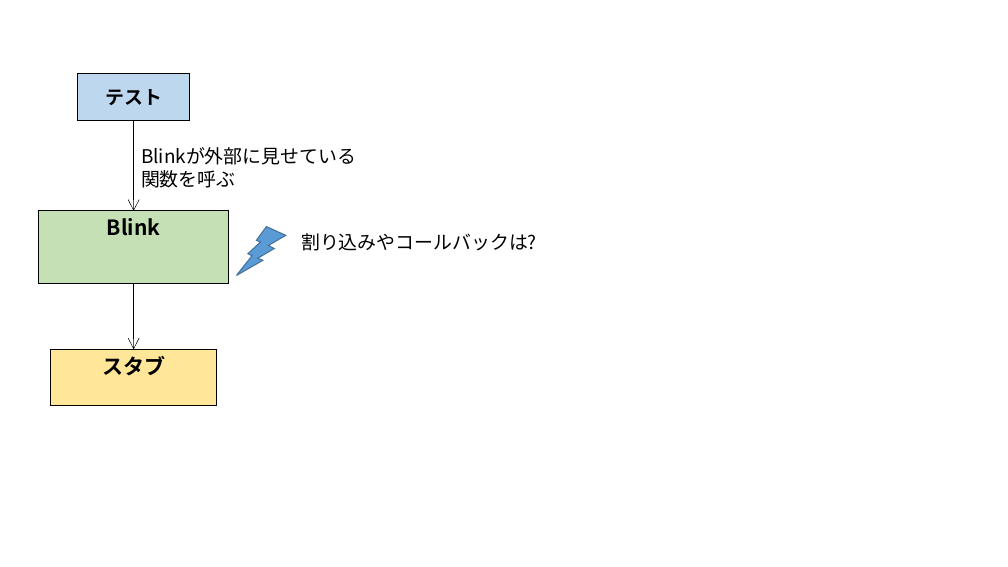
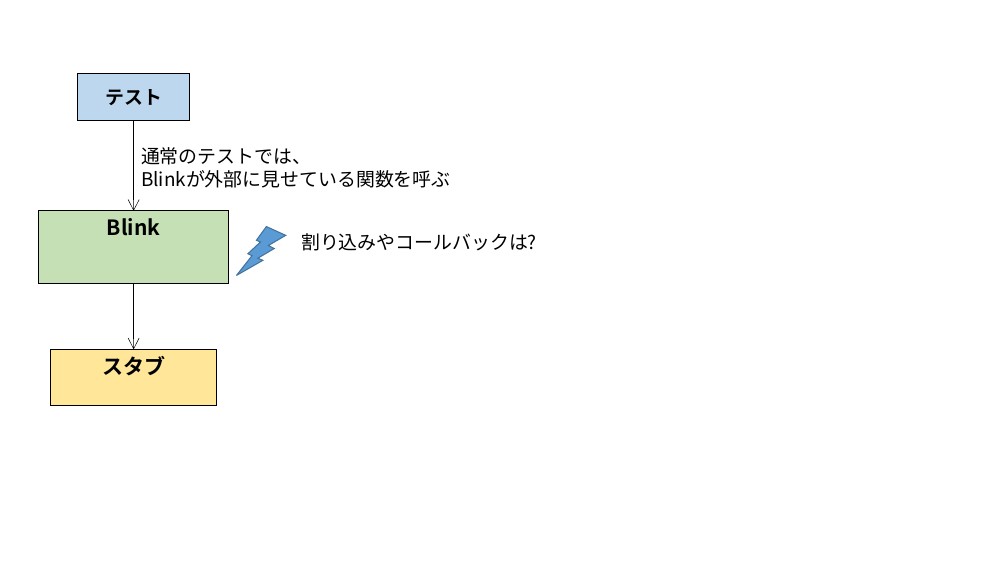
Before and after one commit to iwatake2222/TDD_EmbeddedC, a slide deck: slide 5 of Qiita/Qiita_TDD.pptx. Drawn at 1008x567 pixels with LibreOffice and Linux fonts; fonts in the diff are those of the drawing. Boxes give left, top, right and bottom in pixels: in the first picture for what was removed or moved away, otherwise in the second. Text is boxed around its words. In the diff, an @@ line names an element or a change of style, - is before the commit and + after.

```diff
--- a/Qiita/Qiita_TDD.pptx
+++ b/Qiita/Qiita_TDD.pptx
@@ text at box(141, 147, 451, 188): text changed @@
-Blinkが外部に見せている
-関数を呼ぶ
+通常のテストでは、
+Blinkが外部に見せている関数を呼ぶ
```
Also in this commit, not shown: 2 other slides changed, 1 other file.
